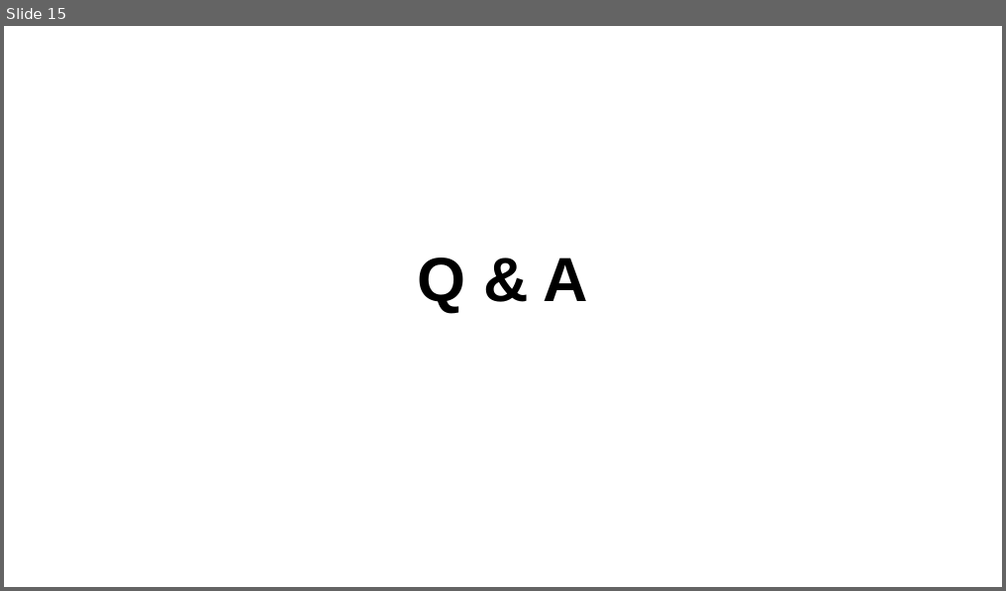
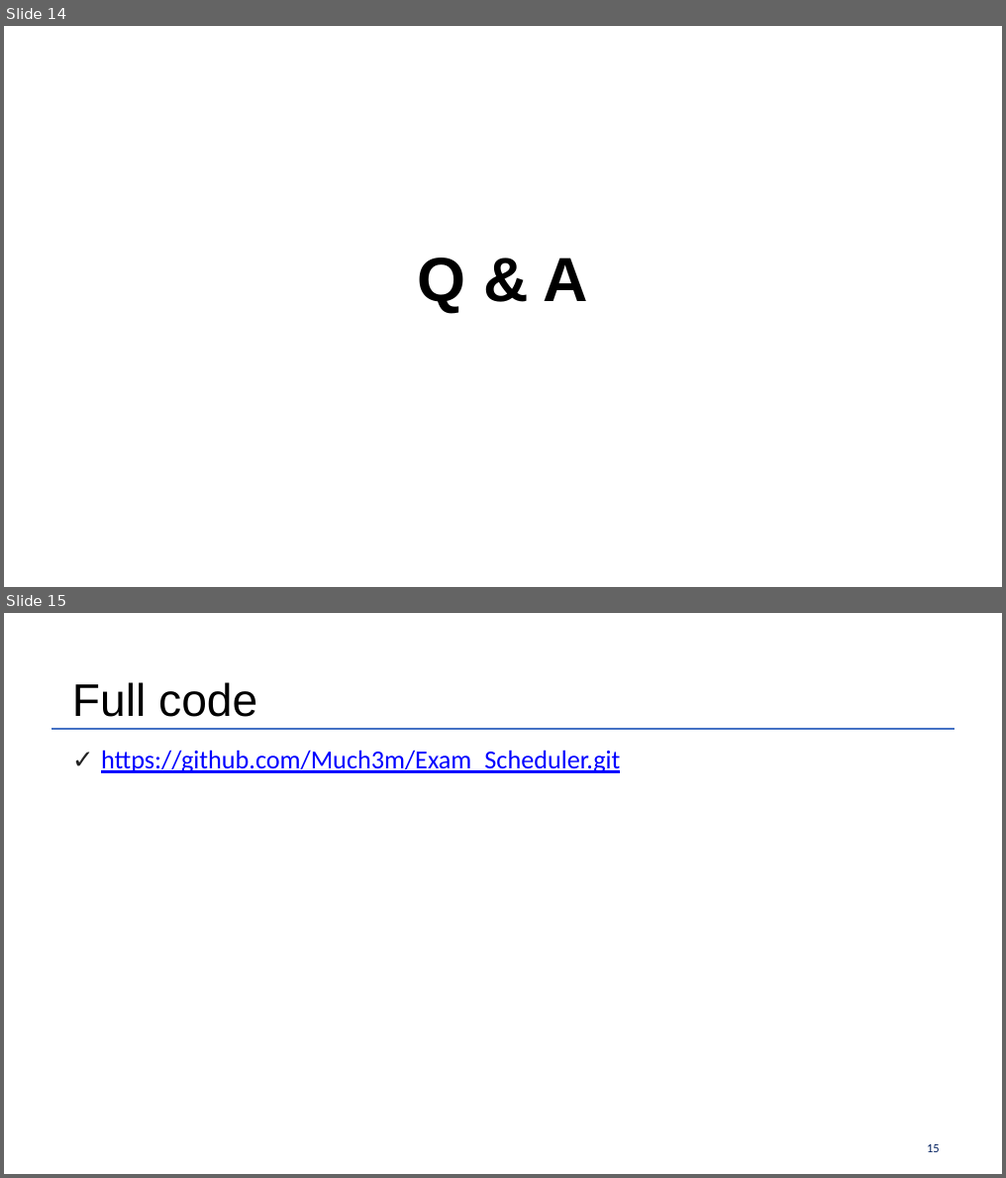
Before and after one commit to Much3m/Exam_Scheduler, a slide deck: MidtermPj_2018440017_김민석(발표용).pptx. Shown one above the other, each under a label of ours: slide 15 before the commit, slides 14 and 15 after it. The pictures are 1006x591 and 1006x1178 pixels, drawn with LibreOffice and Linux fonts; fonts in the diff are those of the drawing; background and template pictures are left out. Boxes give left, top, right and bottom in pixels: in the first picture for what was removed or moved away, otherwise in the second. Text is boxed around its words. In the diff, an @@ line names an element or a change of style, - is before the commit and + after.

```diff
--- a/MidtermPj_2018440017_김민석(발표용).pptx
+++ b/MidtermPj_2018440017_김민석(발표용).pptx
@@ slide 15 added at (x1=4, y1=613, x2=1002, y2=1174), background #FFFFFF @@
@@ text added at (x1=72, y1=682, x2=257, y2=717), 44 pt, text #000000 @@
+Full code
@@ freeform shape added at (x1=52, y1=729, x2=954, y2=729), outline #4471C4 2.5 pt @@
@@ text added at (x1=101, y1=750, x2=620, y2=773), 25 pt, text #0000FF, underline @@
+✓ https://github.com/Much3m/Exam_Scheduler.git
@@ page number added at (x1=927, y1=1145, x2=940, y2=1153), 12 pt, text #001F5F @@
+15
@@ what was slide 15 is now slide 14 @@
```
Also in this commit, not shown: 2 slides changed, 1 slide removed, 1 other file.
